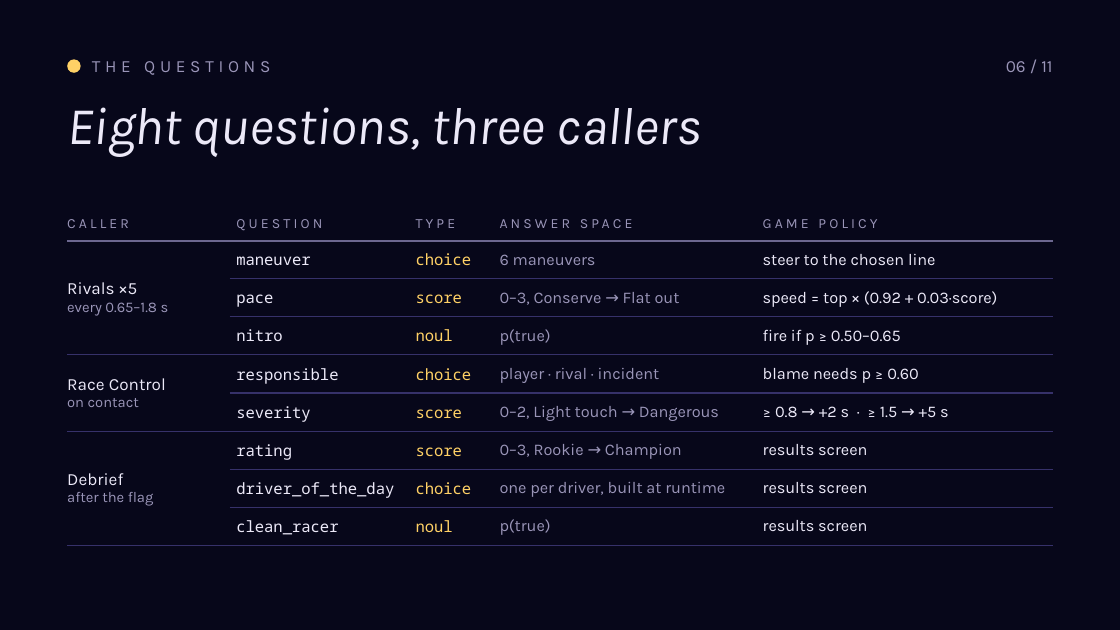
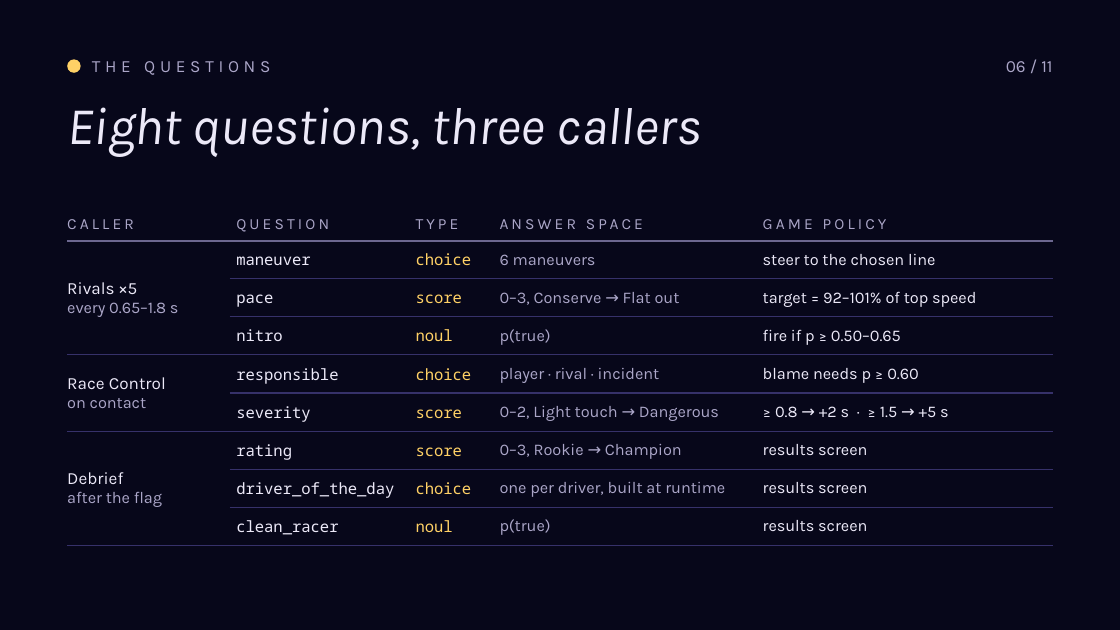
Before and after one commit to roryp/racing, a slide deck: slide 6 of docs/luna-gp-deck.pptx. Drawn at 1120x630 pixels with LibreOffice and Linux fonts; fonts in the diff are those of the drawing. Boxes give left, top, right and bottom in pixels: in the first picture for what was removed or moved away, otherwise in the second. Text is boxed around its words. In the diff, an @@ line names an element or a change of style, - is before the commit and + after.

```diff
--- a/docs/luna-gp-deck.pptx
+++ b/docs/luna-gp-deck.pptx
@@ text "THE QUESTIONS" at (92, 61, 270, 75): text colour #9A95B8 to #ABA6C8 @@
@@ text "06 / 11" at (1006, 61, 1052, 72): text colour #9A95B8 to #ABA6C8 @@
@@ table at (67, 207, 1053, 539) @@
-row 3, column 5: speed = top × (0.92 + 0.03·score)
+row 3, column 5: target = 92–101% of top speed
@@ size 9 to 10 pt in "CALLER", "QUESTION", "TYPE", "ANSWER SPACE" and 1 more places @@
@@ text colour #9A95B8 to #ABA6C8 in "CALLER", "QUESTION", "TYPE", "ANSWER SPACE" and 12 more places @@
@@ size 9.5 to 10.5 pt in "every 0.65–1.8 s", "on contact", "after the flag" @@
```
Also in this commit, not shown: 10 other slides changed, 3 other files.
